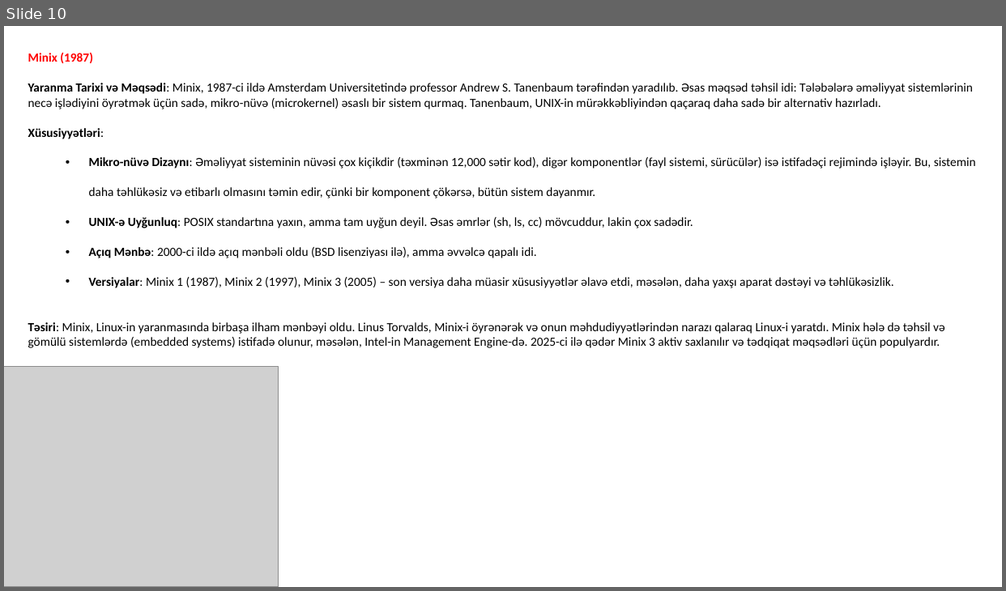
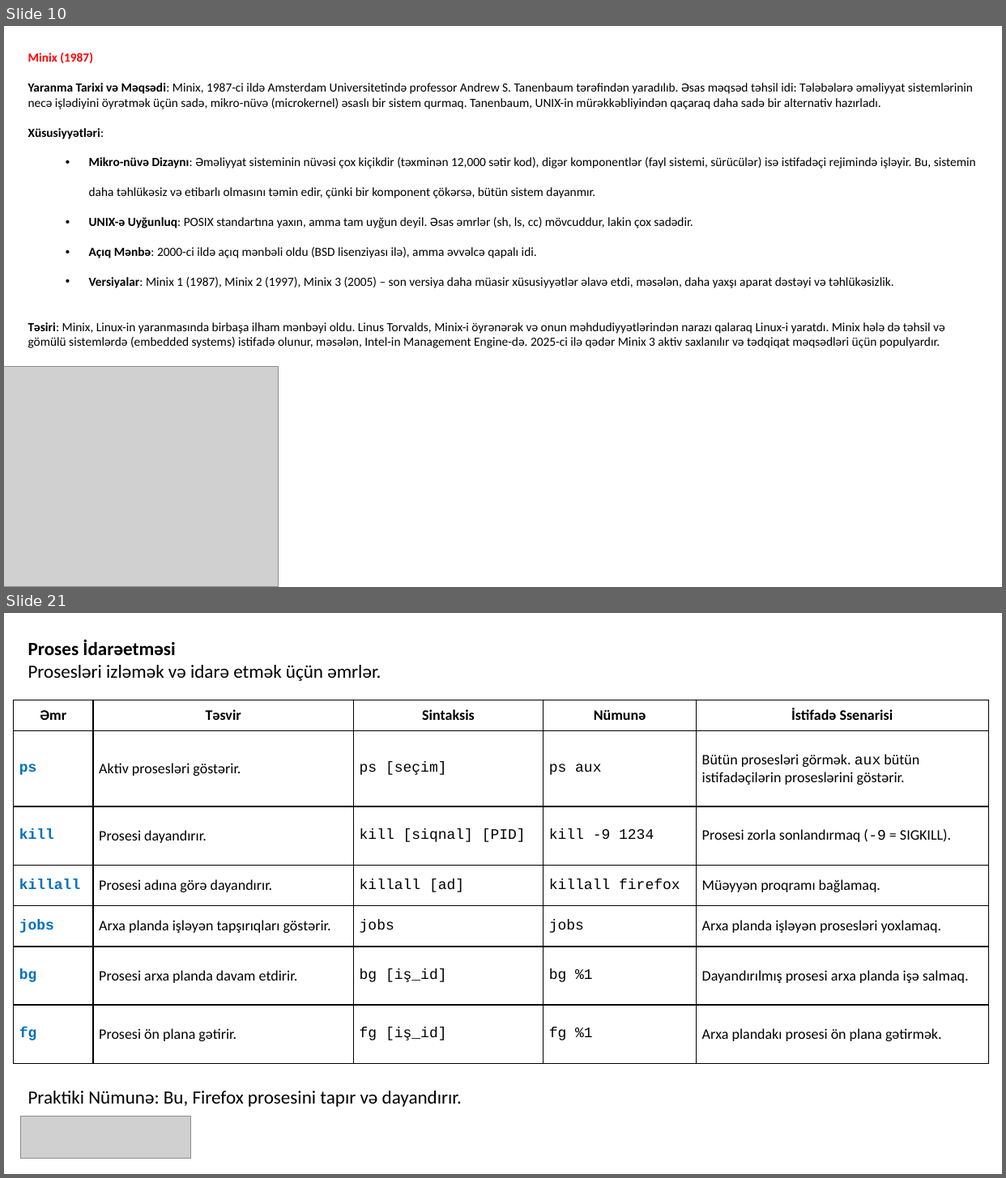
Before and after one commit to codeurient/DevOps, a slide deck: .lessons/1 operating systems/1 linux/1.pptx. Shown one above the other, each under a label of ours: slide 10 before the commit, slides 10 and 21 after it; the slides between them are not shown. The pictures are 1006x591 and 1006x1178 pixels, drawn with LibreOffice and Linux fonts; fonts in the diff are those of the drawing; grey boxes stand for pictures. Boxes give left, top, right and bottom in pixels: in the first picture for what was removed or moved away, otherwise in the second. Text is boxed around its words. In the diff, an @@ line names an element or a change of style, - is before the commit and + after.

```diff
--- a/.lessons/1 operating systems/1 linux/1.pptx
+++ b/.lessons/1 operating systems/1 linux/1.pptx
@@ slide 21 added at bbox=[4, 613, 1002, 1174], background #FFFFFF @@
@@ text added at bbox=[28, 639, 462, 1107], 18 pt, text #000000 @@
+Proses İdarəetməsi
+Prosesləri izləmək və idarə etmək üçün əmrlər.
+Praktiki Nümunə: Bu, Firefox prosesini tapır və dayandırır.
@@ table added at bbox=[13, 700, 987, 1063], 7 rows, 5 columns @@
+Əmr | Təsvir | Sintaksis | Nümunə | İstifadə Ssenarisi
+ps | Aktiv prosesləri göstərir. | ps [seçim] | ps aux | Bütün prosesləri görmək. aux bütün istifadəçilərin proseslərini göstərir.
+kill | Prosesi dayandırır. | kill [siqnal] [PID] | kill -9 1234 | Prosesi zorla sonlandırmaq (-9 = SIGKILL).
+killall | Prosesi adına görə dayandırır. | killall [ad] | killall firefox | Müəyyən proqramı bağlamaq.
+jobs | Arxa planda işləyən tapşırıqları göstərir. | jobs | jobs | Arxa planda işləyən prosesləri yoxlamaq.
+bg | Prosesi arxa planda davam etdirir. | bg [iş_id] | bg %1 | Dayandırılmış prosesi arxa planda işə salmaq.
+fg | Prosesi ön plana gətirir. | fg [iş_id] | fg %1 | Arxa plandakı prosesi ön plana gətirmək.
@@ picture added at bbox=[20, 1117, 190, 1159] @@
```
Also in this commit, not shown: 16 other slides added, 4 slides removed.
